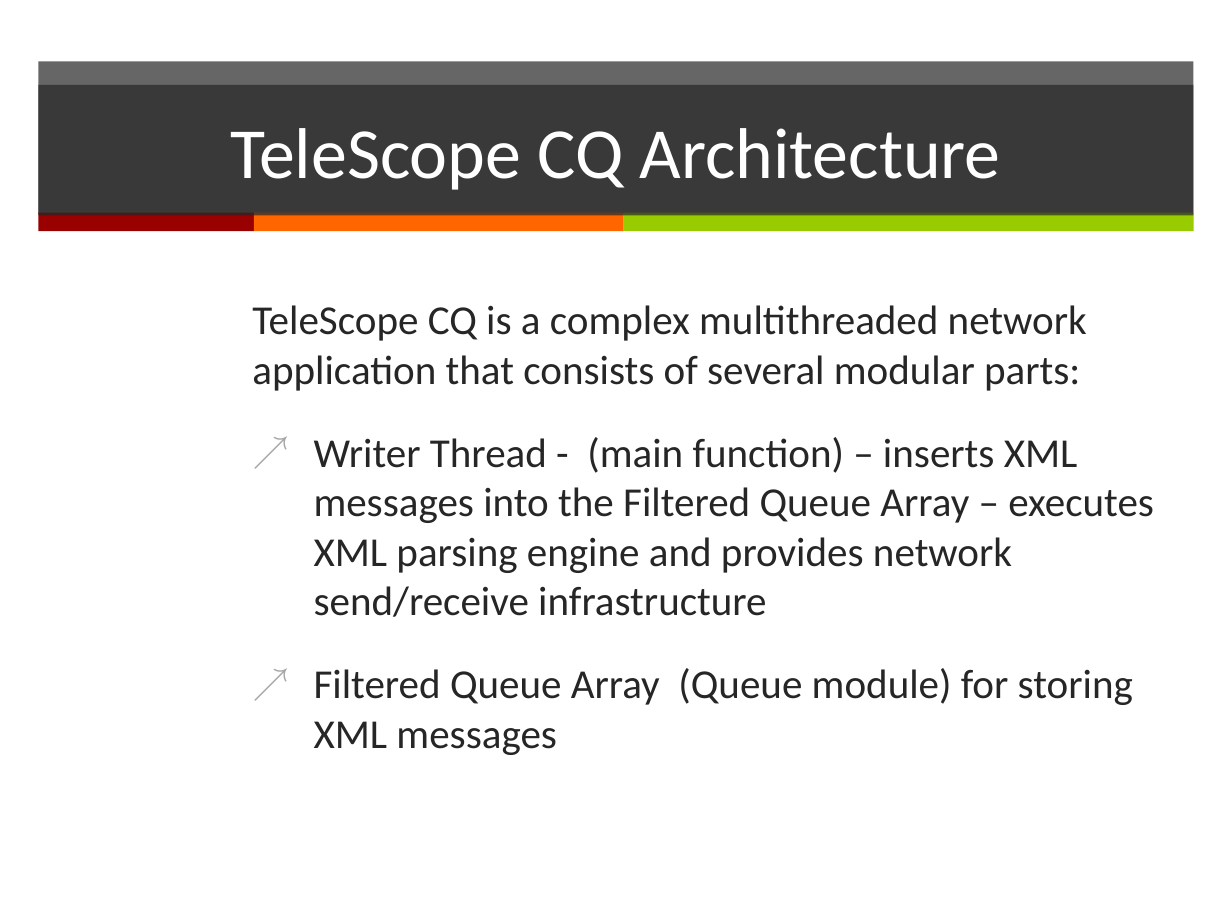
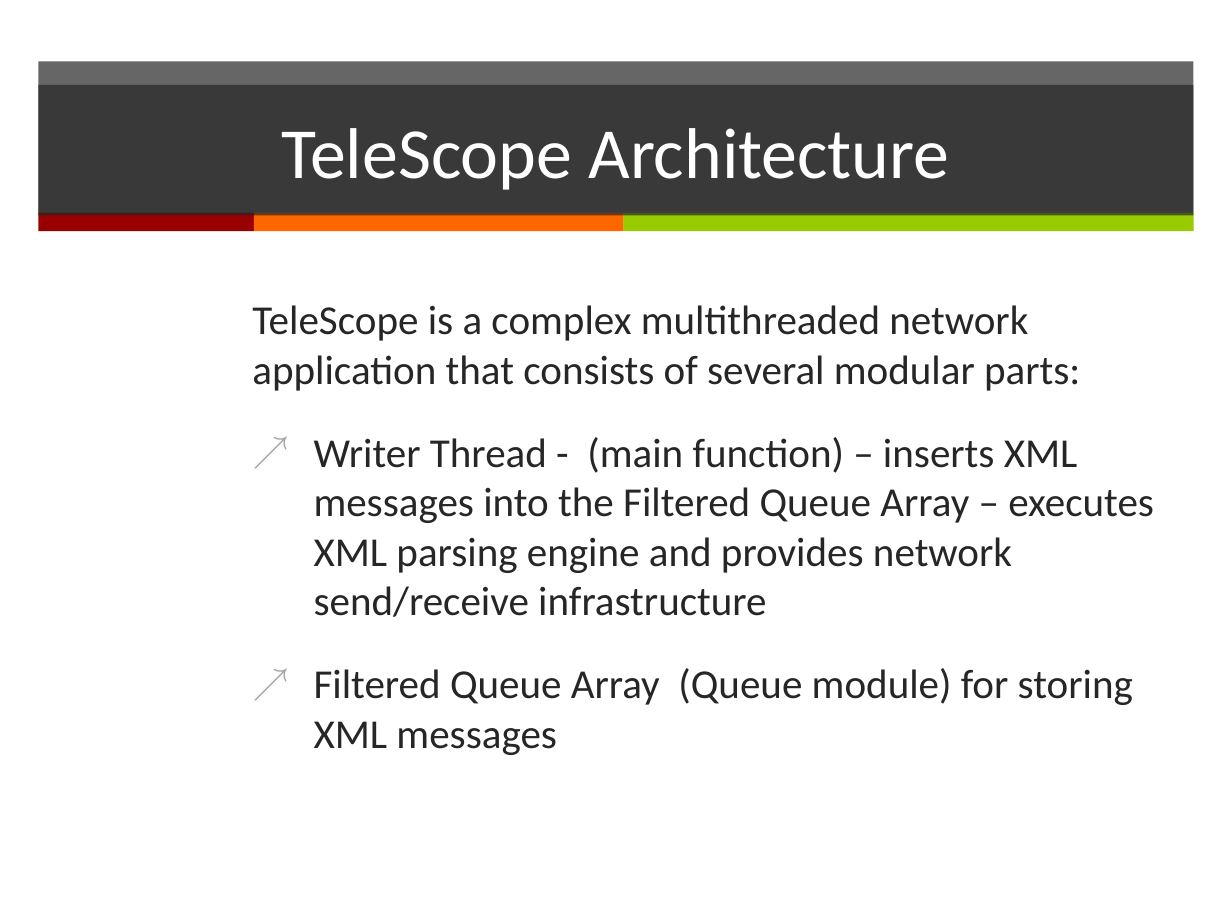
Before and after one commit to kirillbelyaev/telescope, a slide deck: slide 22 of doc/TeleScope.pptx. Drawn at 1232x924 pixels with LibreOffice and Linux fonts; fonts in the diff are those of the drawing. Boxes give left, top, right and bottom in pixels: in the first picture for what was removed or moved away, otherwise in the second. Text is boxed around its words. In the diff, an @@ line names an element or a change of style, - is before the commit and + after.

```diff
--- a/doc/TeleScope.pptx
+++ b/doc/TeleScope.pptx
@@ title at [282, 128, 949, 190]: text changed @@
-TeleScope CQ Architecture
+TeleScope Architecture
@@ text at [252, 305, 1080, 391]: text changed @@
-TeleScope CQ is a complex multithreaded network application that consists of several modular parts:
+TeleScope is a complex multithreaded network application that consists of several modular parts:
```
Also in this commit, not shown: 12 other slides changed.
